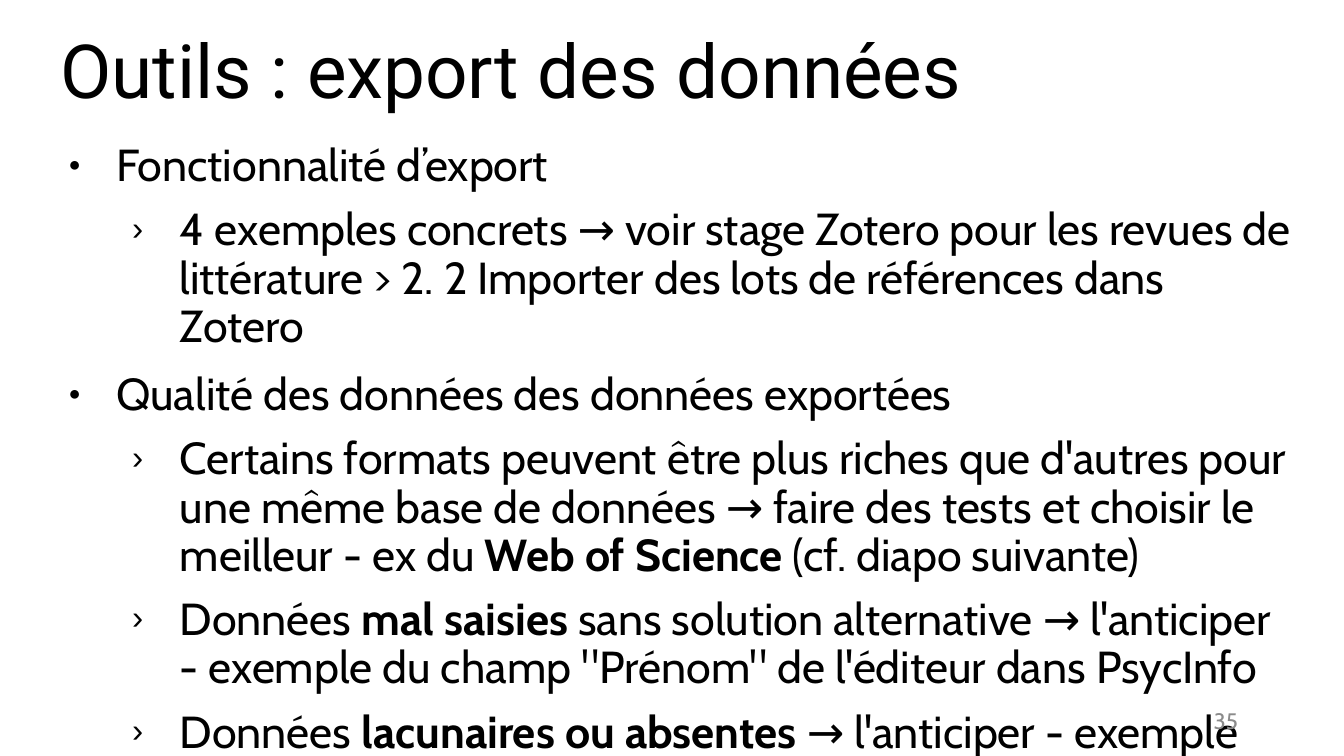
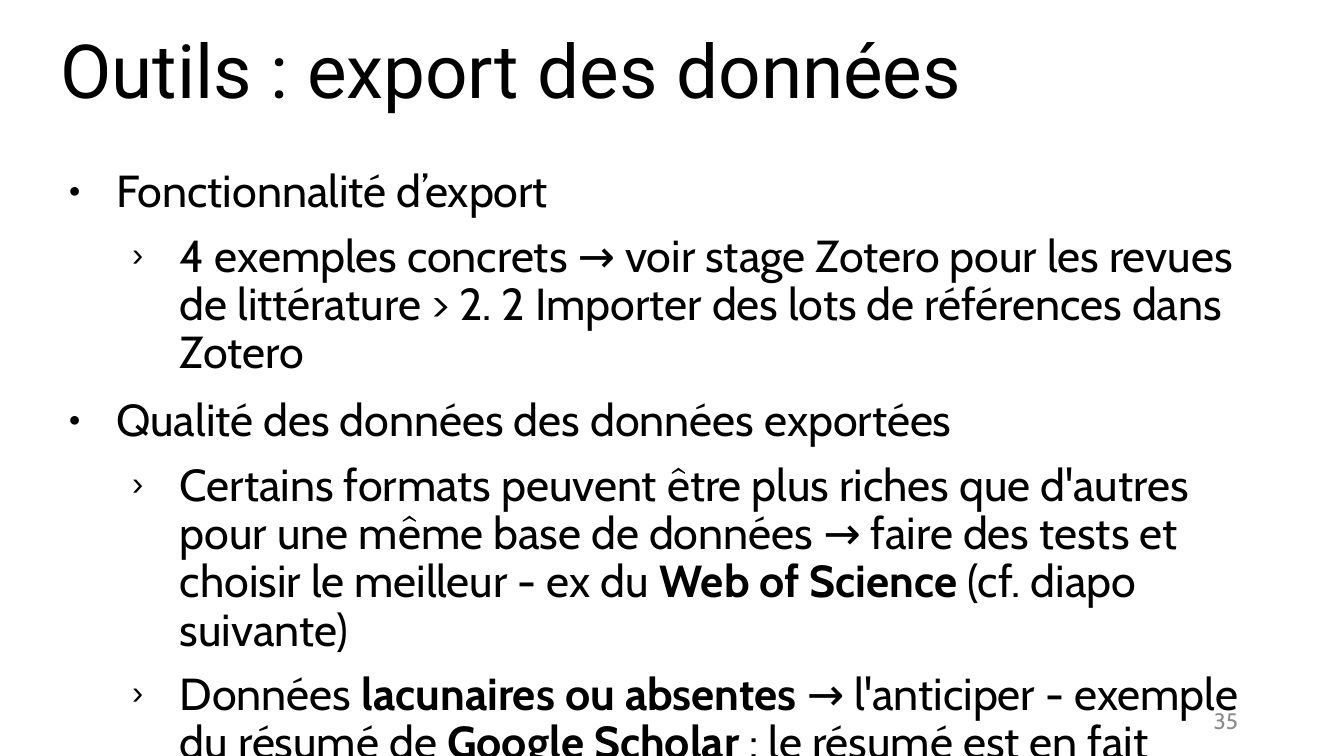
Before and after one commit to fflamerie/intro_revlit, a slide deck: slide 35 of docs/Intro_RevLit.odp. Drawn at 1344x756 pixels with LibreOffice and Linux fonts; fonts in the diff are those of the drawing. Boxes give left, top, right and bottom in pixels: in the first picture for what was removed or moved away, otherwise in the second. Text is boxed around its words. In the diff, an @@ line names an element or a change of style, - is before the commit and + after.

```diff
--- a/docs/Intro_RevLit.odp
+++ b/docs/Intro_RevLit.odp
@@ text "Fonctionnalité d’export": place and size @@
-text "Fonctionnalité d’export" at (116, 147, 1291, 756)
+text "Fonctionnalité d’export" at (116, 173, 1238, 720)
@@ text at (180, 601, 1271, 694): paragraph removed @@
-  › Données mal saisies sans solution alternative → l'anticiper - exemple du champ "Prénom" de l'éditeur dans PsycInfo
```
Also in this commit, not shown: 7 other slides changed, 1 slide added, 1 slide removed, 10 other files.
